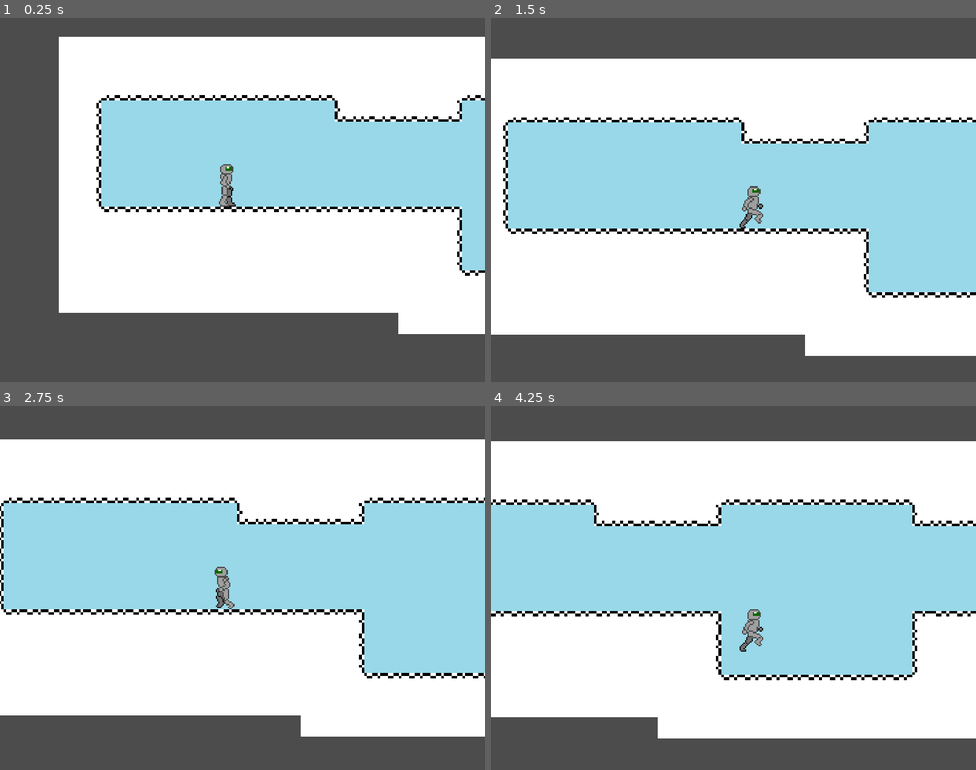
Above: before the commit, frames 1-4 (two rows, left to right).
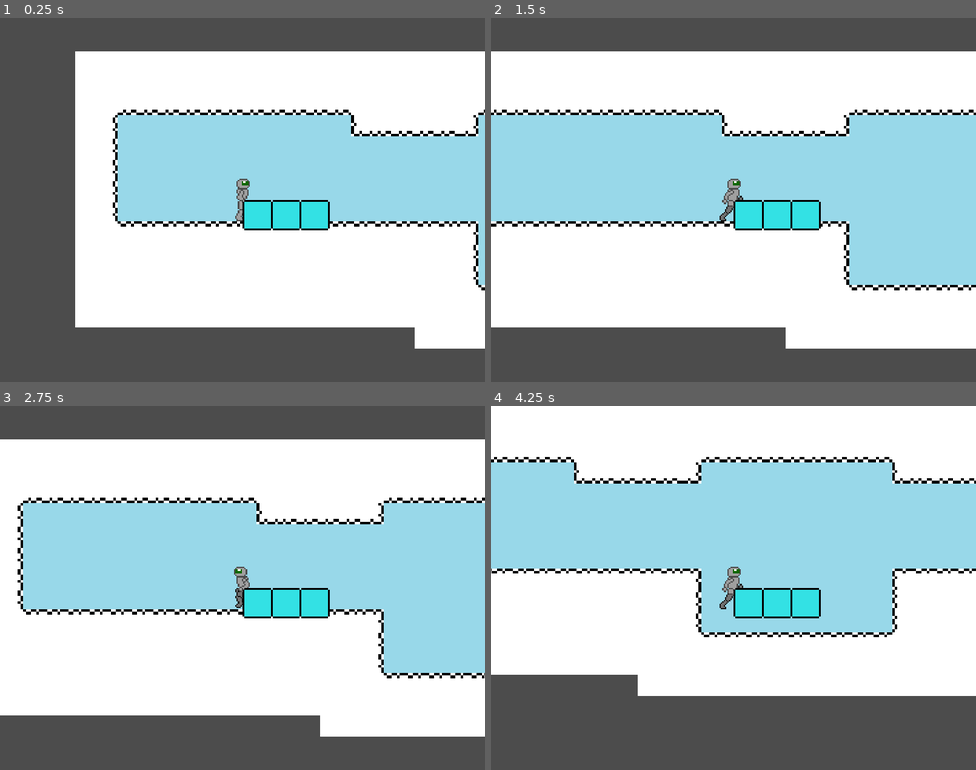
Above: after the commit, the same moments.

Repository: CRosenauer/Lost-Robot
Game: Godot game, scene res://Levels/Test/TestLevel.tscn
Same seed, same stepped clock (60 frames per second), same inputs: the game is played once before the commit and once after it.
Inputs:
- Up to frame 1 (0.25 s): no input
- Up to frame 2 (1.5 s): hold D (InputRight) from 0.53 s (still down); tap J (InputDash) at 0.6 s; tap Space (InputJump) at 0.77 s; tap K (InputGrapple) at 1.35 s
- Up to frame 3 (2.75 s): tap Space (InputJump) at 1.52 s; release D (InputRight) at 2.03 s; hold A (InputLeft) from 2.03 s (still down); tap J (InputDash) at 2.1 s
- Up to frame 4 (4.25 s): release A (InputLeft) at 2.78 s; hold D (InputRight) from 2.78 s (still down); tap K (InputGrapple) at 2.85 s; tap Space (InputJump) at 3.02, 3.77 s; tap J (InputDash) at 3.6 s

The runs differ from the first frame. In frame 1, 19% of the frame differs, in the area x 12-100%, y 5-91%; in frame 2, 13%; in frame 3, 5.8%; in frame 4, 48%, in the area x 0-100%, y 0-92%.

Commit message:
Build without speed limiter

Diff:
--- a/src/Entity/Characters/Player/Player.gd
+++ b/src/Entity/Characters/Player/Player.gd
@@ -68,8 +68,8 @@
 				if( abs( m_velocity.x + m_inputs[INPUTS.Input_Right] * FastAirDriftMod * _delta ) < XSpeedCap || sign(m_velocity.x) != sign(m_inputs[INPUTS.Input_Right])):
 					m_velocity.x += m_inputs[INPUTS.Input_Right] * FastAirDriftMod * _delta
 
-	if(abs(m_velocity.x) > WallJumpVelocity.x ):
-		m_velocity.x -= AirDrag * sign(m_velocity.x) * _delta
+	#if(abs(m_velocity.x) > WallJumpVelocity.x ):
+	#	m_velocity.x -= AirDrag * sign(m_velocity.x) * _delta
 
 	var tempVelocity
 	tempVelocity    = m_velocity
--- a/src/Levels/Test/TestLevel.gd
+++ b/src/Levels/Test/TestLevel.gd
@@ -13,6 +13,7 @@
 	elif(mod < -SpeedModConstraint):
 		mod = -SpeedModConstraint
 
+	$LifeBar.global_position = $CameraComponent.global_position
 	#$CameraComponent.position.x += mod
 
 
--- a/src/Levels/Test/TestLevel.tscn
+++ b/src/Levels/Test/TestLevel.tscn
@@ -1,9 +1,10 @@
-[gd_scene load_steps=8 format=2]
+[gd_scene load_steps=9 format=2]
 
 [ext_resource path="res://Assets/Temp/Terrain.png" type="Texture" id=1]
 [ext_resource path="res://Entity/Characters/Player/Player.tscn" type="PackedScene" id=2]
 [ext_resource path="res://Entity/Components/CameraComponent.tscn" type="PackedScene" id=3]
 [ext_resource path="res://Levels/Test/TestLevel.gd" type="Script" id=4]
+[ext_resource path="res://Misc/HUD/Lifebar.tscn" type="PackedScene" id=5]
 
 [sub_resource type="ConvexPolygonShape2D" id=1]
 points = PoolVector2Array( 64, 64, 0, 64, 0, 0, 64, 0 )
@@ -100,8 +101,10 @@
 
 [node name="CameraComponent" parent="." instance=ExtResource( 3 )]
 position = Vector2( 504, 448 )
-smoothing_enabled = true
 smoothing_speed = 6.0
 
 [node name="Timer" type="Timer" parent="."]
+
+[node name="LifeBar" parent="." instance=ExtResource( 5 )]
+position = Vector2( -8, 64 )
 [connection signal="timeout" from="Timer" to="." method="_on_Timer_timeout"]
--- /dev/null
+++ b/src/Misc/HUD/Lifebar.gd
@@ -0,0 +1,12 @@
+extends Node2D
+
+
+const m_maxLife = 3
+
+func SetLife(life):
+	var lifeBlocks = $LifeBlocks.get_children()
+	for i in range(0, m_maxLife):
+		if(i <= life):
+			lifeBlocks[i].visible = true
+		else:
+			lifeBlocks[i].visible = false
--- a/src/Misc/HUD/Lifebar.tscn
+++ b/src/Misc/HUD/Lifebar.tscn
@@ -1,9 +1,11 @@
-[gd_scene load_steps=3 format=2]
+[gd_scene load_steps=4 format=2]
 
 [ext_resource path="res://Assets/Character/HealthBar.png" type="Texture" id=1]
 [ext_resource path="res://Assets/Character/Health.png" type="Texture" id=2]
+[ext_resource path="res://Misc/HUD/Lifebar.gd" type="Script" id=3]
 
 [node name="LifeBar" type="Node2D"]
+script = ExtResource( 3 )
 
 [node name="Sprite" type="Sprite" parent="."]
 position = Vector2( 96, 32 )
Not shown, changed: release/Game.pck
Not shown, changed: release/Game.zip
